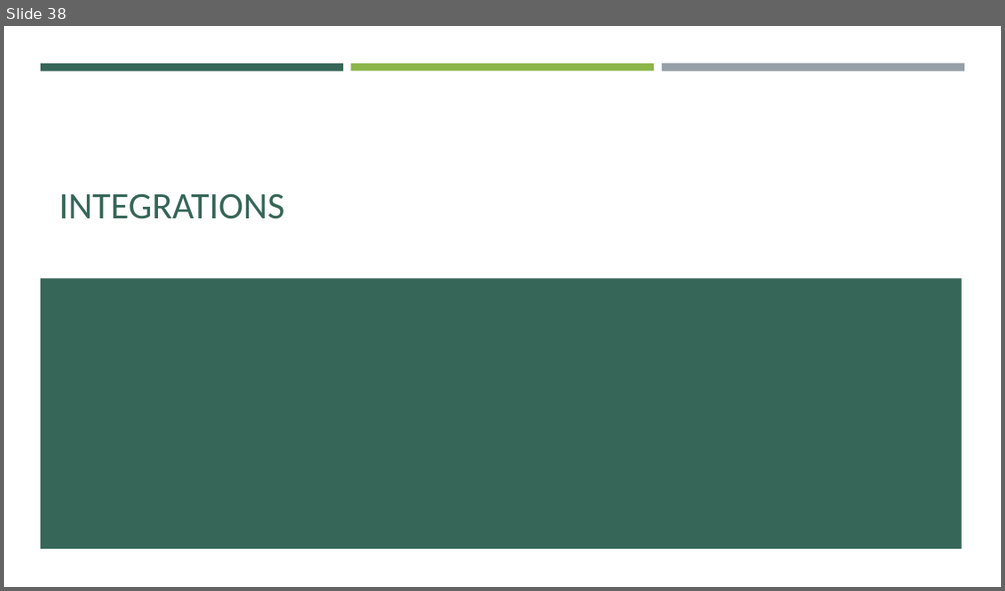
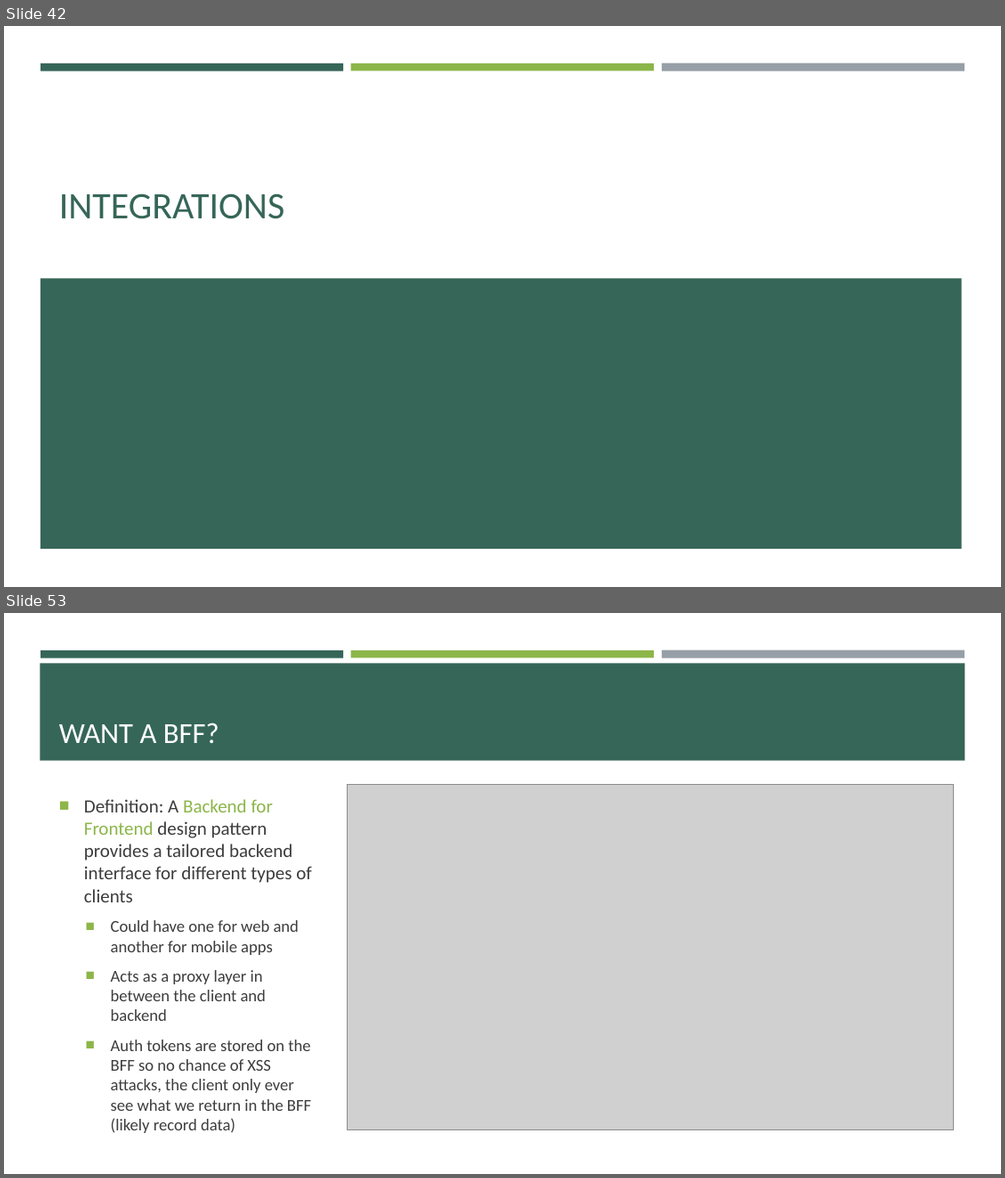
Before and after one commit to e-m-wilson/SNOW, a slide deck: Week_6/Data_Migration_&_Integration.pptx. Shown one above the other, each under a label of ours: slide 38 before the commit, slides 42 and 53 after it; the slides between them are not shown. The pictures are 1005x591 and 1005x1178 pixels, drawn with LibreOffice and Linux fonts; fonts in the diff are those of the drawing; grey boxes stand for pictures. Boxes give left, top, right and bottom in pixels: in the first picture for what was removed or moved away, otherwise in the second. Text is boxed around its words. In the diff, an @@ line names an element or a change of style, - is before the commit and + after.

```diff
--- a/Week_6/Data_Migration_&_Integration.pptx
+++ b/Week_6/Data_Migration_&_Integration.pptx
@@ slide 53 added at bbox=[4, 613, 1001, 1174], background #FFFFFF; not listed: 3 template elements that a slide beside it also shows @@
@@ rectangle added at bbox=[40, 663, 965, 761], fill #366658 @@
@@ title added at bbox=[59, 722, 219, 743], 28 pt, text #FFFFFF @@
+WANT A BFF?
@@ text added at bbox=[84, 799, 311, 1133], 16 pt, text #3D3D3D @@
+■ Definition: A Backend for Frontend design pattern provides a tailored backend interface for different types of clients
+  ■ Could have one for web and another for mobile apps
+  ■ Acts as a proxy layer in between the client and backend
+  ■ Auth tokens are stored on the BFF so no chance of XSS attacks, the client only ever see what we return in the BFF (likely record data)
@@ picture added at bbox=[348, 784, 953, 1130] @@
@@ what was slide 38 is now slide 42 @@
```
Also in this commit, not shown: 16 other slides added, 4 other files.
